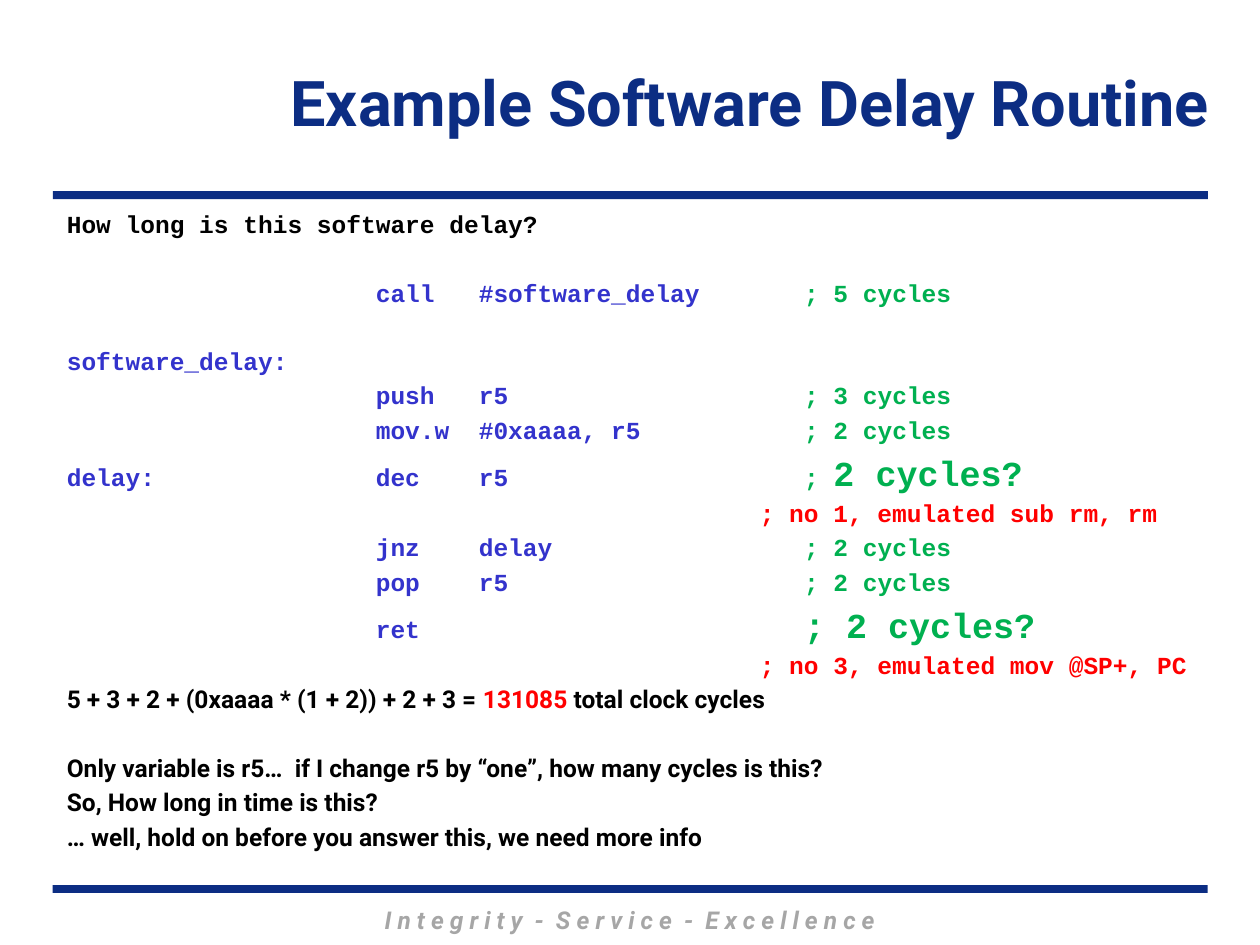
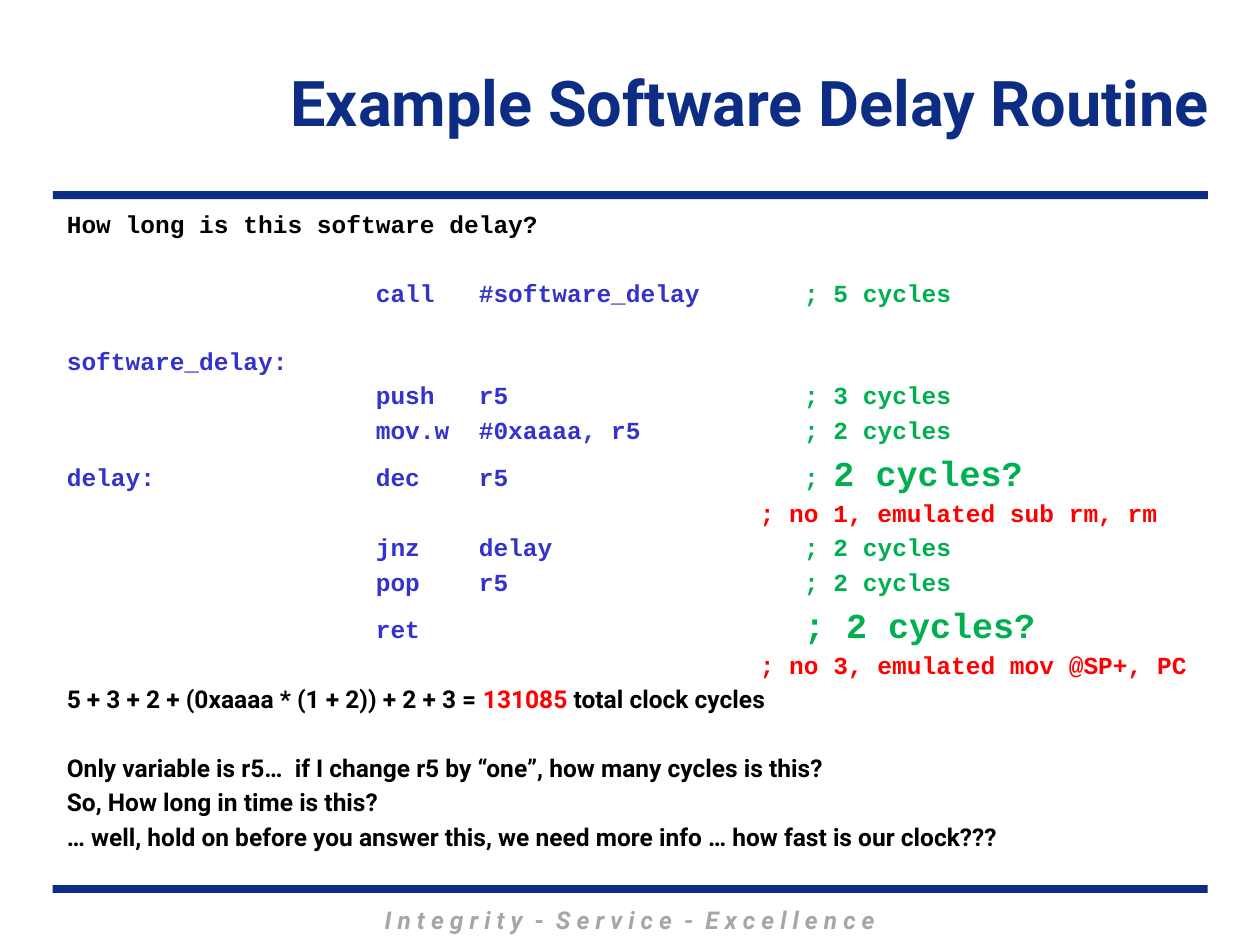
Before and after one commit to MarsUniversity/ECE382, a slide deck: slide 14 of source/lessons/lsn14-15/Lsn14-15.pptx. Drawn at 1260x945 pixels with LibreOffice and Linux fonts; fonts in the diff are those of the drawing; background and template pictures are left out. Boxes give left, top, right and bottom in pixels: in the first picture for what was removed or moved away, otherwise in the second. Text is boxed around its words. In the diff, an @@ line names an element or a change of style, - is before the commit and + after.

```diff
--- a/source/lessons/lsn14-15/Lsn14-15.pptx
+++ b/source/lessons/lsn14-15/Lsn14-15.pptx
@@ text at (x1=91, y1=827, x2=997, y2=852): text changed @@
-… well, hold on before you answer this, we need more info
+… well, hold on before you answer this, we need more info … how fast is our clock???
```
Also in this commit, not shown: 6 other slides changed.
